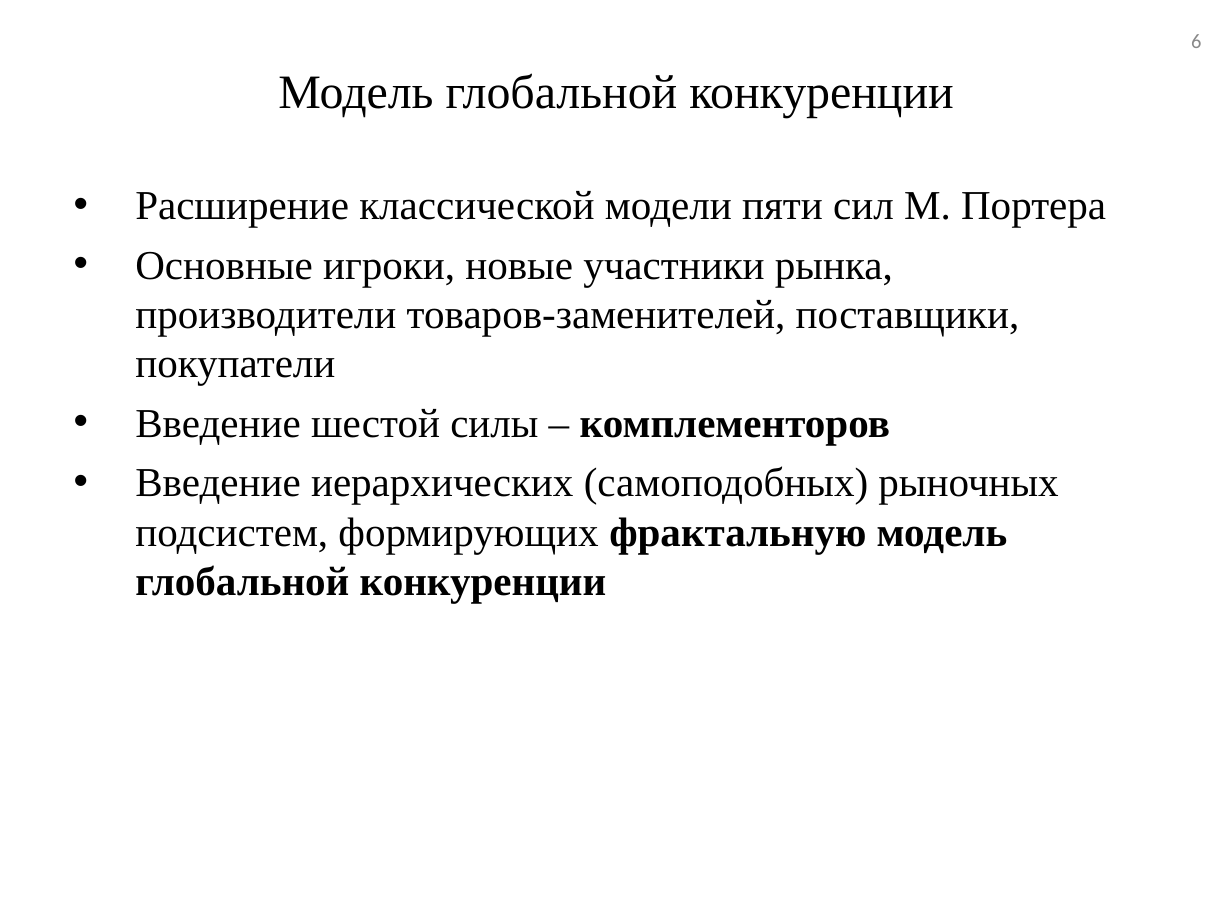
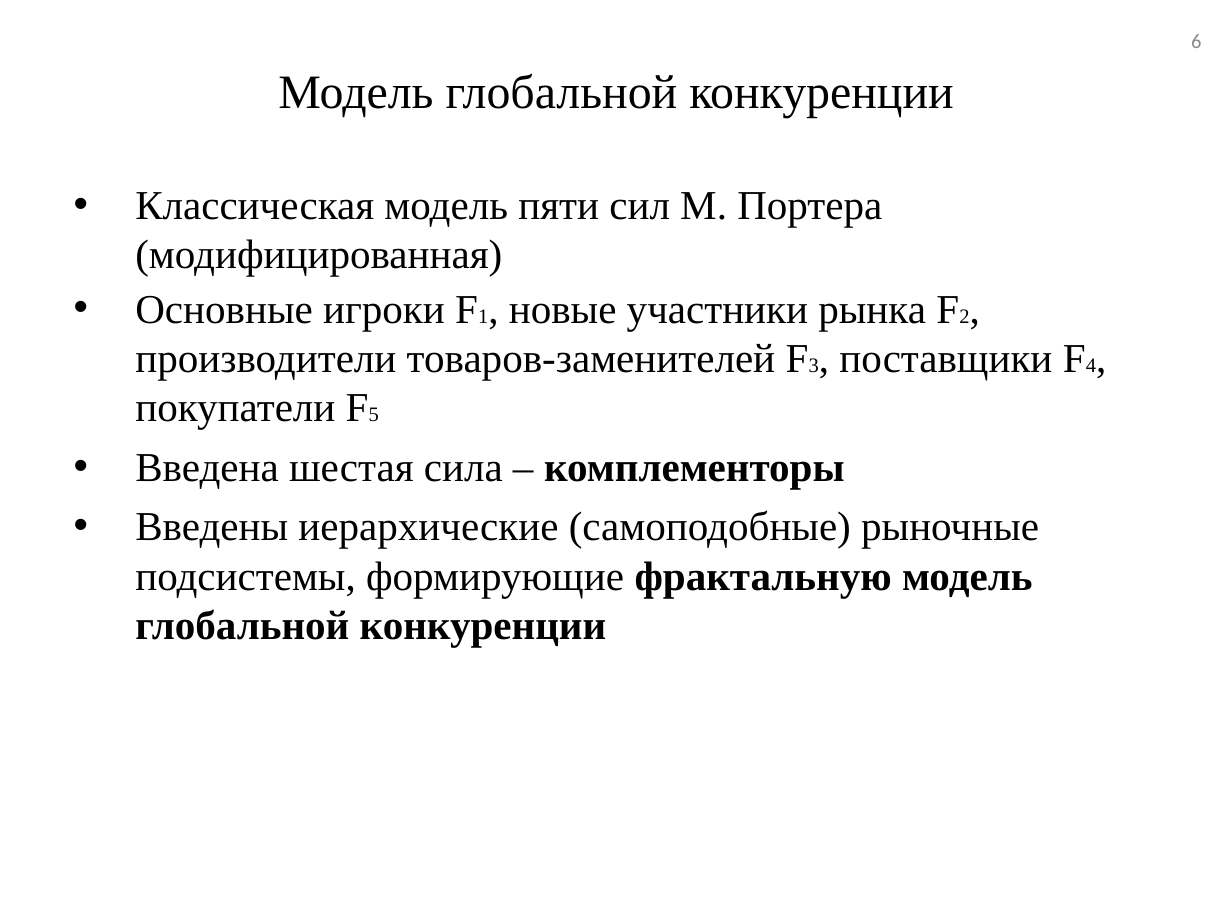
Before and after one commit to tehdoorsareopen/science, a slide deck: slide 6 of _Аспирантура/_Статьи/Алушта16/Алушта16.ppt. Drawn at 1232x924 pixels with LibreOffice and Linux fonts; fonts in the diff are those of the drawing. Boxes give left, top, right and bottom in pixels: in the first picture for what was removed or moved away, otherwise in the second. Text is boxed around its words. In the diff, an @@ line names an element or a change of style, - is before the commit and + after.

```diff
--- a/_Аспирантура/_Статьи/Алушта16/Алушта16.ppt
+++ b/_Аспирантура/_Статьи/Алушта16/Алушта16.ppt
@@ text at <box>135,192,1052,647</box>: text changed @@
-• Расширение классической модели пяти сил М. Портера
-• Основные игроки, новые участники рынка, производители товаров-заменителей, поставщики, покупатели
-• Введение шестой силы – комплементоров
-• Введение иерархических (самоподобных) рыночных подсистем, формирующих фрактальную модель глобальной конкуренции
+• Классическая модель пяти сил М. Портера (модифицированная)
+• Основные игроки F1, новые участники рынка F2, производители товаров-заменителей F3, поставщики F4, покупатели F5
+• Введена шестая сила – комплементоры
+• Введены иерархические (самоподобные) рыночные подсистемы, формирующие фрактальную модель глобальной конкуренции
```
Also in this commit, not shown: 2 other files.
